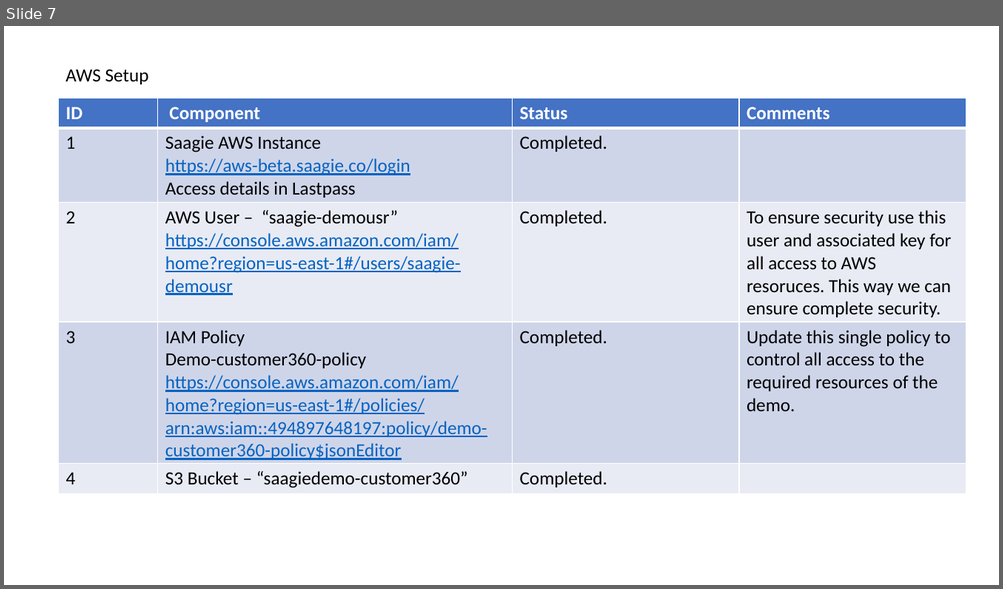
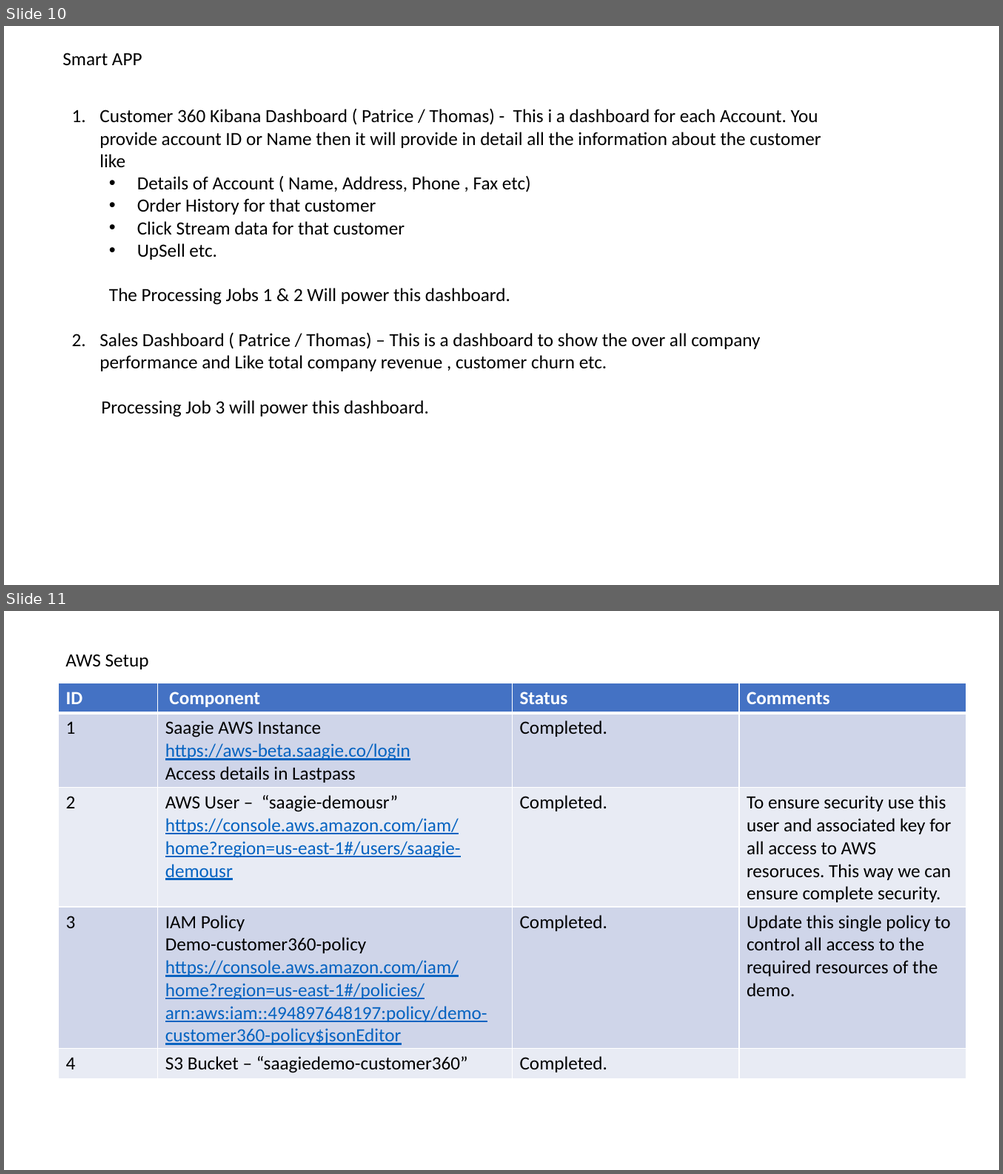
Before and after one commit to saagie/demo-customer360, a slide deck: Customer360.pptx. Shown one above the other, each under a label of ours: slide 7 before the commit, slides 10 and 11 after it. The pictures are 1003x589 and 1003x1174 pixels, drawn with LibreOffice and Linux fonts; fonts in the diff are those of the drawing. Boxes give left, top, right and bottom in pixels: in the first picture for what was removed or moved away, otherwise in the second. Text is boxed around its words. In the diff, an @@ line names an element or a change of style, - is before the commit and + after.

```diff
--- a/Customer360.pptx
+++ b/Customer360.pptx
@@ slide 10 added at (4, 26, 999, 585), background #FFFFFF @@
@@ text added at (62, 53, 142, 66), 18 pt, text #000000 @@
+Smart APP
@@ text added at (99, 108, 820, 417), 18 pt, text #000000 @@
+1. Customer 360 Kibana Dashboard ( Patrice / Thomas) - This i a dashboard for each Account. You provide account ID or Name then it will provide in detail all the information about the customer like
+  • Details of Account ( Name, Address, Phone , Fax etc)
+  • Order History for that customer
+  • Click Stream data for that customer
+  • UpSell etc.
+  The Processing Jobs 1 & 2 Will power this dashboard.
+2. Sales Dashboard ( Patrice / Thomas) – This is a dashboard to show the over all company performance and Like total company revenue , customer churn etc.
+Processing Job 3 will power this dashboard.
@@ what was slide 7 is now slide 11 @@
```
Also in this commit, not shown: 3 other slides added.
